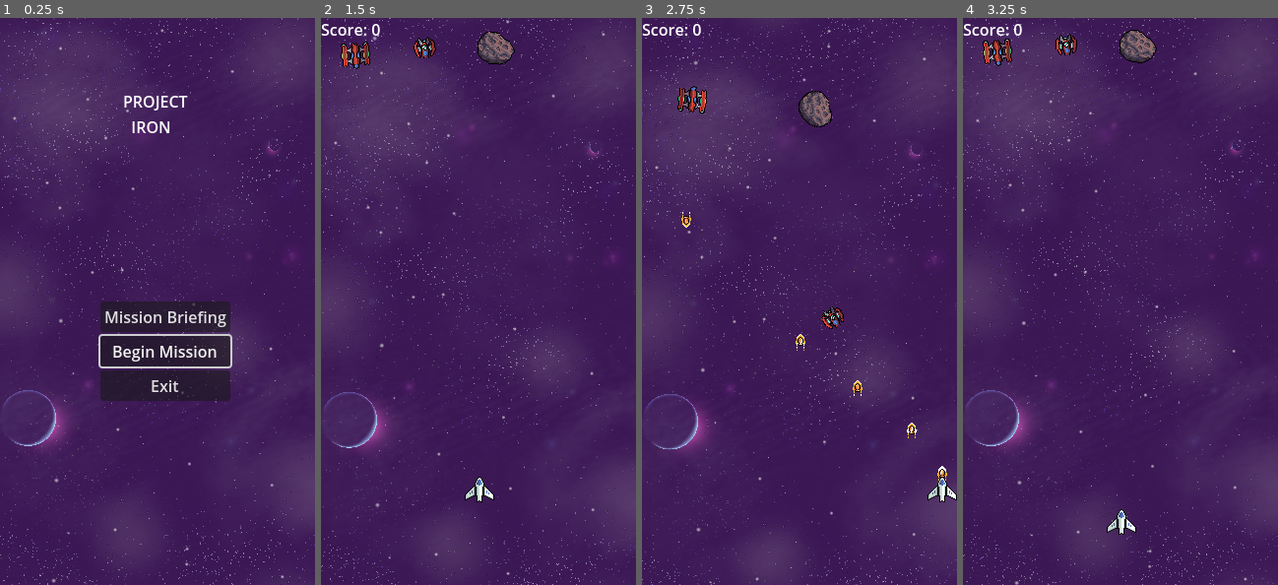
Above: before the commit, frames 1-4 (left to right).
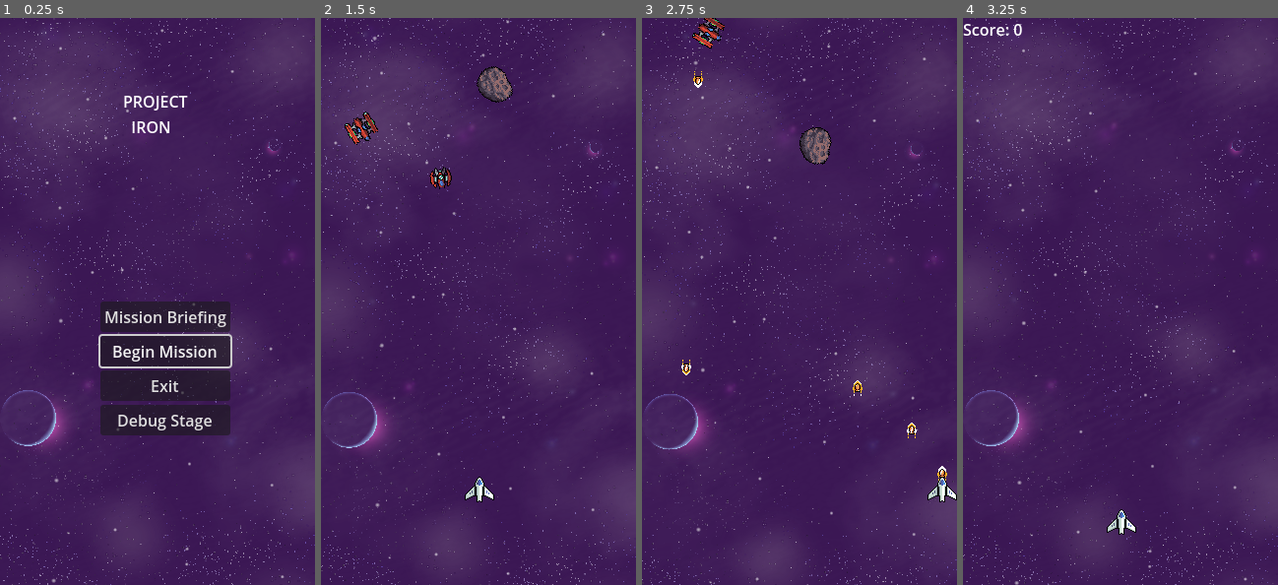
Above: after the commit, the same moments.

Repository: Sunny-Days-Ahead/Project-Iron
Game: Godot game, scene res://Scenes/Main.tscn
Two runs of this game, one before a commit and one after it. Both use one fixed random seed, a clock stepped at 60 frames per second and the inputs below.
Inputs (mouse positions are in pixels of both pictures, inside the frame that each line leads up to):
- Up to frame 1 (0.25 s): no input
- Up to frame 2 (1.5 s): click (484, 420) at 0.5 s, where only the run after the commit has a clickable "Debug Stage"; click (484, 352) at 1.25 s, where only the run before the commit has a clickable "Begin Mission"
- Up to frame 3 (2.75 s): tap Enter (ui_accept) at 2, 2.27 s; hold D (moveRight) from 2.03 s (still down); hold Space (shoot) from 2.03 s (still down)
- Up to frame 4 (3.25 s): release D (moveRight) at 2.78 s; release Space (shoot) at 2.78 s; hold S (moveDown) from 2.78 s (still down); tap R at 2.85 s; tap Enter (ui_accept) at 3.02 s

The runs differ from the first frame. In frame 1, 2.2% of the frame differs, in the area x 31-74%, y 68-74%; in frame 2, 2.2%, in the area x 0-62%, y 1-31%; in frame 3, 2.1%; in frame 4, 1.0%.
Error after the commit: Parse Error: Expected end of statement after expression, found "Literal" instead. (res://Scenes/Levels/Stage1/stage_1.gd:30)

Commit message:
Main Menu Temporary Change
Added Debug Stage button to the main menu and tied it into the debugstage itself, changed the if statement to check the current stage to a match statement for restarting the stage

Diff:
--- a/Scenes/Levels/Stage1/stage_1.gd
+++ b/Scenes/Levels/Stage1/stage_1.gd
@@ -13,18 +13,18 @@
 
 func spawnAlpha():
 	# These spawn randomly at a spawn point and not much else is needed
-	var newFighter = preload("res://Scenes/Actors/PirateAlpha/pirate_alpha.tscn").instantiate()
+	var newFighter = preload("res://Depreciated/PirateAlpha/pirate_alpha.tscn").instantiate()
 	newSpawn.pick_random().add_child(newFighter)
 
 func spawnBeta(count : int):
 	for value in range(count):
 		# These spawn at random points along the PirateSpawnPoint Curve
-		var newPirate = preload("res://Scenes/Actors/PirateBeta/pirate_beta.tscn").instantiate()
+		var newPirate = preload("res://Depreciated/PirateBeta/pirate_beta.tscn").instantiate()
 		%PirateSpawnPoint.progress_ratio = randf()
 		newPirate.global_position = %PirateSpawnPoint.global_position
 		add_child(newPirate)
 
 func spawnCharlie():
 	# These spawn at a spawn point, but are attached to the SpawnPath inside of that point
-	var newBomber = preload("res://Scenes/Actors/PirateCharlie/pirate_charlie.tscn").instantiate()
-	newSpawn.pick_random().get_children()[0].add_child(newBomber)
+	var newBomber = preload("res://Depreciated/PirateCharlie/pirate_charlie.tscn").instantiate()
+	newSpawn.pick_random().get_children()[0].add_child(newBomber)6
--- a/Scenes/Main.tscn
+++ b/Scenes/Main.tscn
@@ -223,6 +223,11 @@
 [node name="Exit" type="Button" parent="UI/Main Menu/MMUI/marginC/vertiButtons"]
 layout_mode = 2
 text = "Exit"
+
+[node name="Button" type="Button" parent="UI/Main Menu/MMUI/marginC/vertiButtons"]
+layout_mode = 2
+text = "Debug Stage
+"
 
 [node name="Game Over" type="Node" parent="UI"]
 
@@ -283,4 +288,5 @@
 [connection signal="pressed" from="UI/Main Menu/MMUI/marginC/vertiButtons/Mission Briefing" to="UI/Main Menu" method="_on_mission_briefing_pressed"]
 [connection signal="pressed" from="UI/Main Menu/MMUI/marginC/vertiButtons/Begin Mission" to="UI/Main Menu" method="_on_begin_mission_pressed"]
 [connection signal="pressed" from="UI/Main Menu/MMUI/marginC/vertiButtons/Exit" to="UI/Main Menu" method="_on_exit_pressed"]
+[connection signal="pressed" from="UI/Main Menu/MMUI/marginC/vertiButtons/Button" to="." method="_on_button_pressed"]
 [connection signal="pressed" from="UI/Game Over/GOUI/GOContainer/Restart" to="." method="_on_restart_pressed"]
--- a/Scenes/main.gd
+++ b/Scenes/main.gd
@@ -36,7 +36,7 @@
 	%"Main Menu"/MMUI.hide()
 
 	# Set Stage 1
-	change_stage("res://Scenes/Levels/DebugStage.tscn")
+	change_stage("res://Scenes/Levels/Stage1/Stage1.tscn")
 	Global.stage_node.currentStage = 1
 
 	# Show Score
@@ -66,7 +66,18 @@
 
 func _on_restart_pressed() -> void:
 	# Reset button on Game Over
-	if %Stage.currentStage == 1:
+	match %Stage.currentStage:
+		0:
+			change_stage("res://Scenes/Levels/DebugStage.tscn")
+			%GOUI.hide()
+			get_tree().paused = false
+		1:
 			change_stage("res://Scenes/Levels/Stage1/Stage1.tscn")
 			%GOUI.hide()
 			get_tree().paused = false
+
+
+func _on_button_pressed() -> void:
+	%"Main Menu"/MMUI.hide()
+	change_stage("res://Scenes/Levels/DebugStage.tscn")
+	Global.stage_node.currentStage = 0
